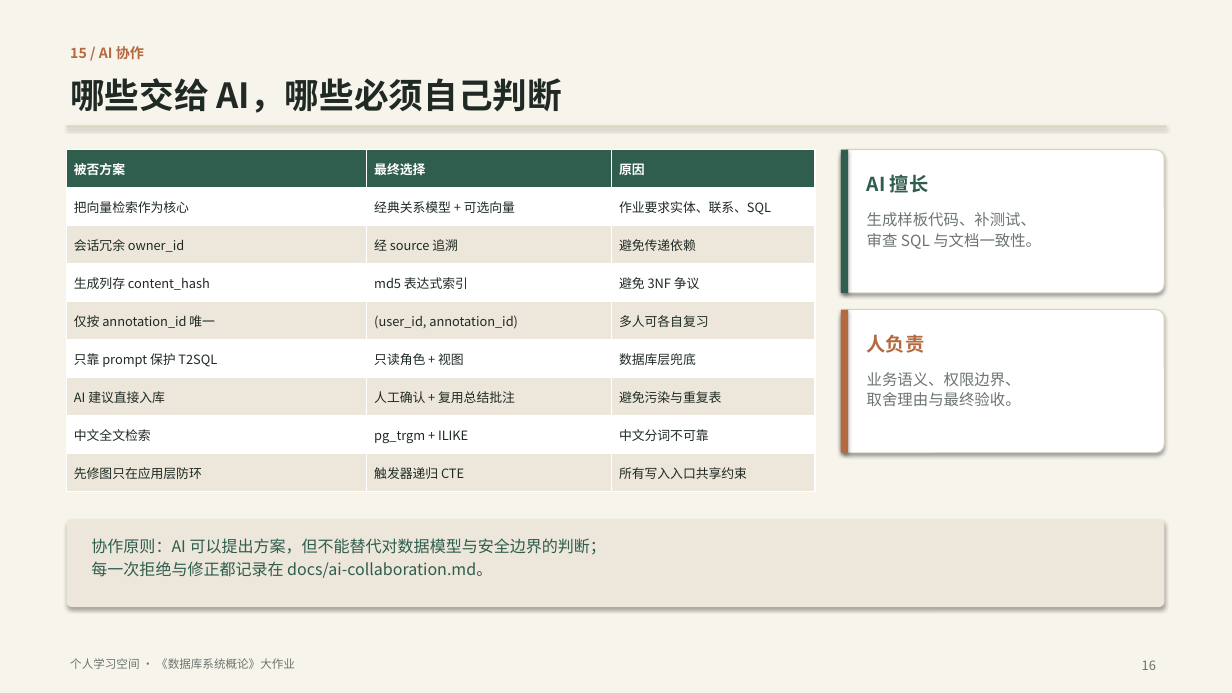
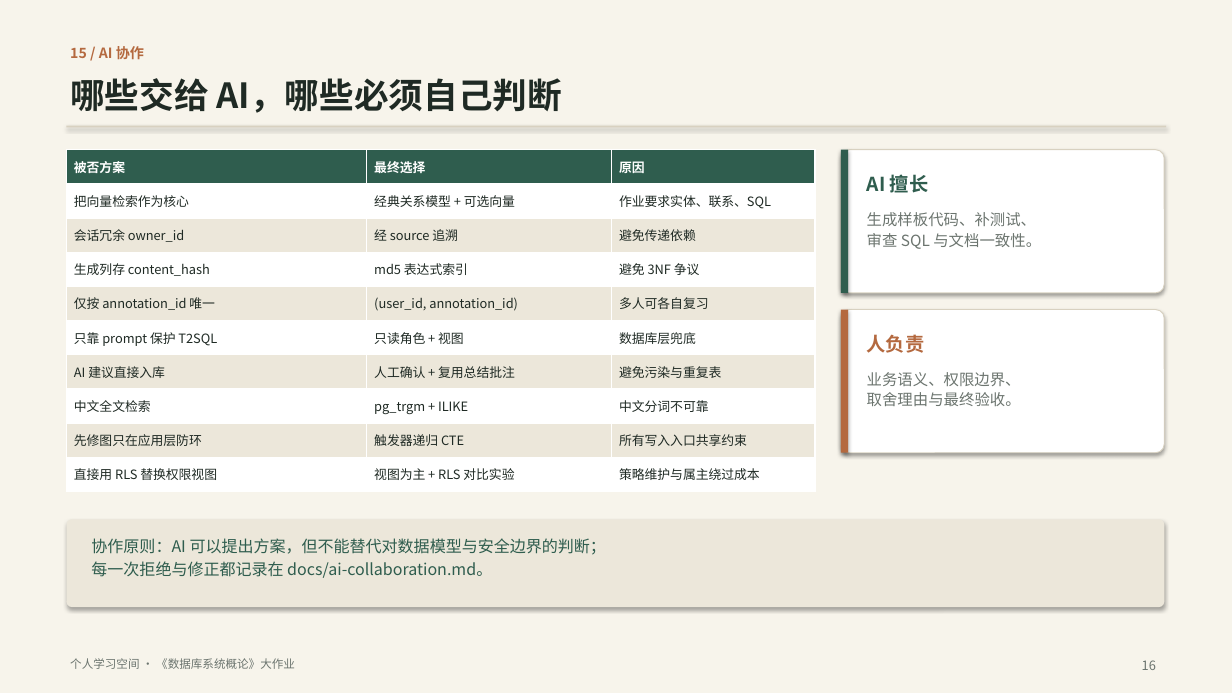
Before and after one commit to ycl-berserk/2026Database, a slide deck: slide 16 of docs/汇报.pptx. Drawn at 1232x693 pixels with LibreOffice and Linux fonts; fonts in the diff are those of the drawing. Boxes give left, top, right and bottom in pixels: in the first picture for what was removed or moved away, otherwise in the second. Text is boxed around its words. In the diff, an @@ line names an element or a change of style, - is before the commit and + after.

Commit message:
feat: RLS 与权限视图隔离对比实验（D1）
在 force_rollback 事务内对比 security_barrier 视图、应用层 WHERE 与 RLS，
验证三种方式行集合一致、GUC 未设置均返回 0 行，并记录计划形状；实验对象
全部回滚。新增 CLI、单元/集成测试与 verify.db.rls 验收，更新报告、需求、
设计、路线图、PPT 与基线计数（268 项测试 / 40 项验收）。

```diff
--- a/docs/汇报.pptx
+++ b/docs/汇报.pptx
@@ table at bbox=[67, 150, 815, 492] @@
+row 10: 直接用 RLS 替换权限视图 | 视图为主 + RLS 对比实验 | 策略维护与属主绕过成本
```
Also in this commit, not shown: 2 other slides changed, 15 other files.
